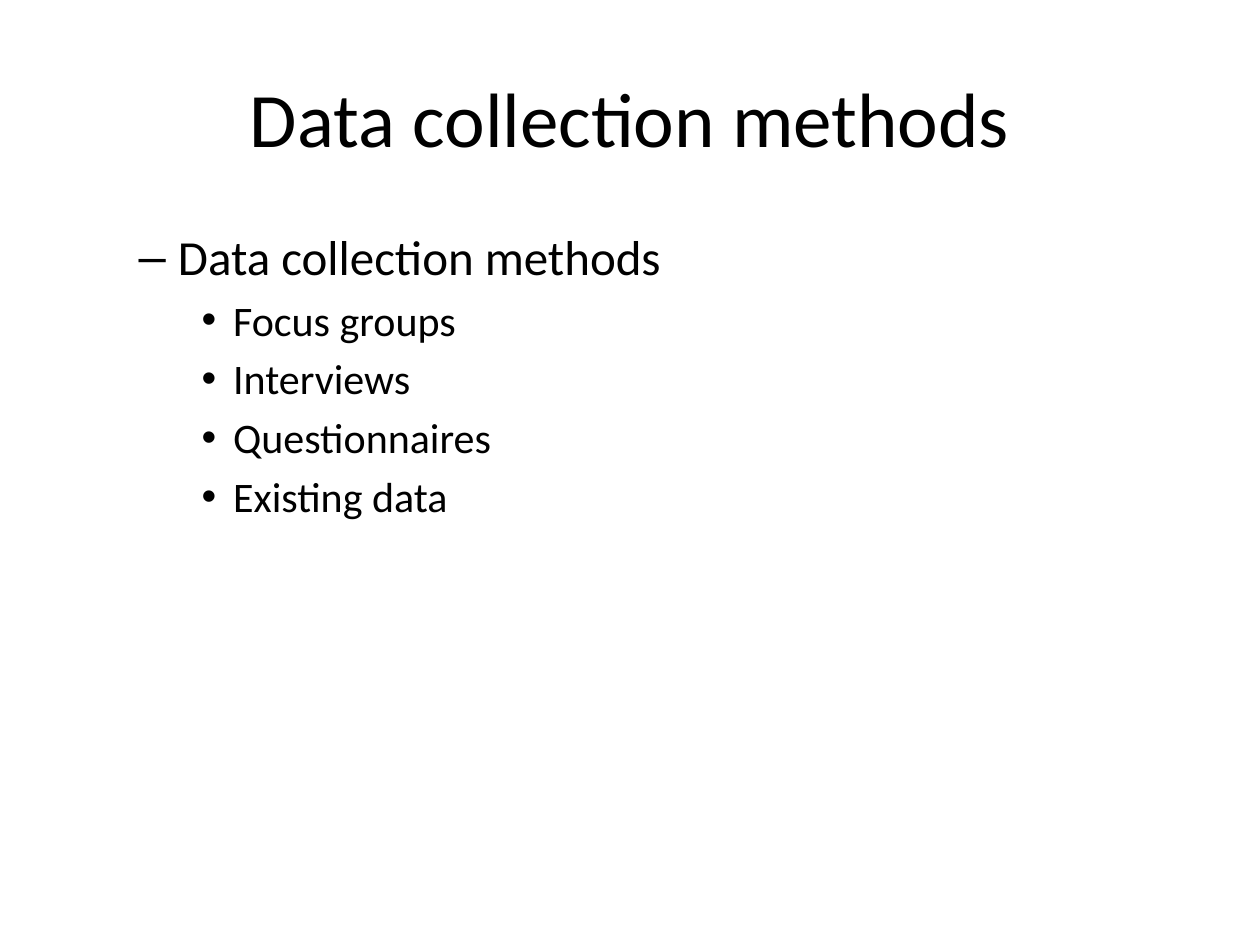
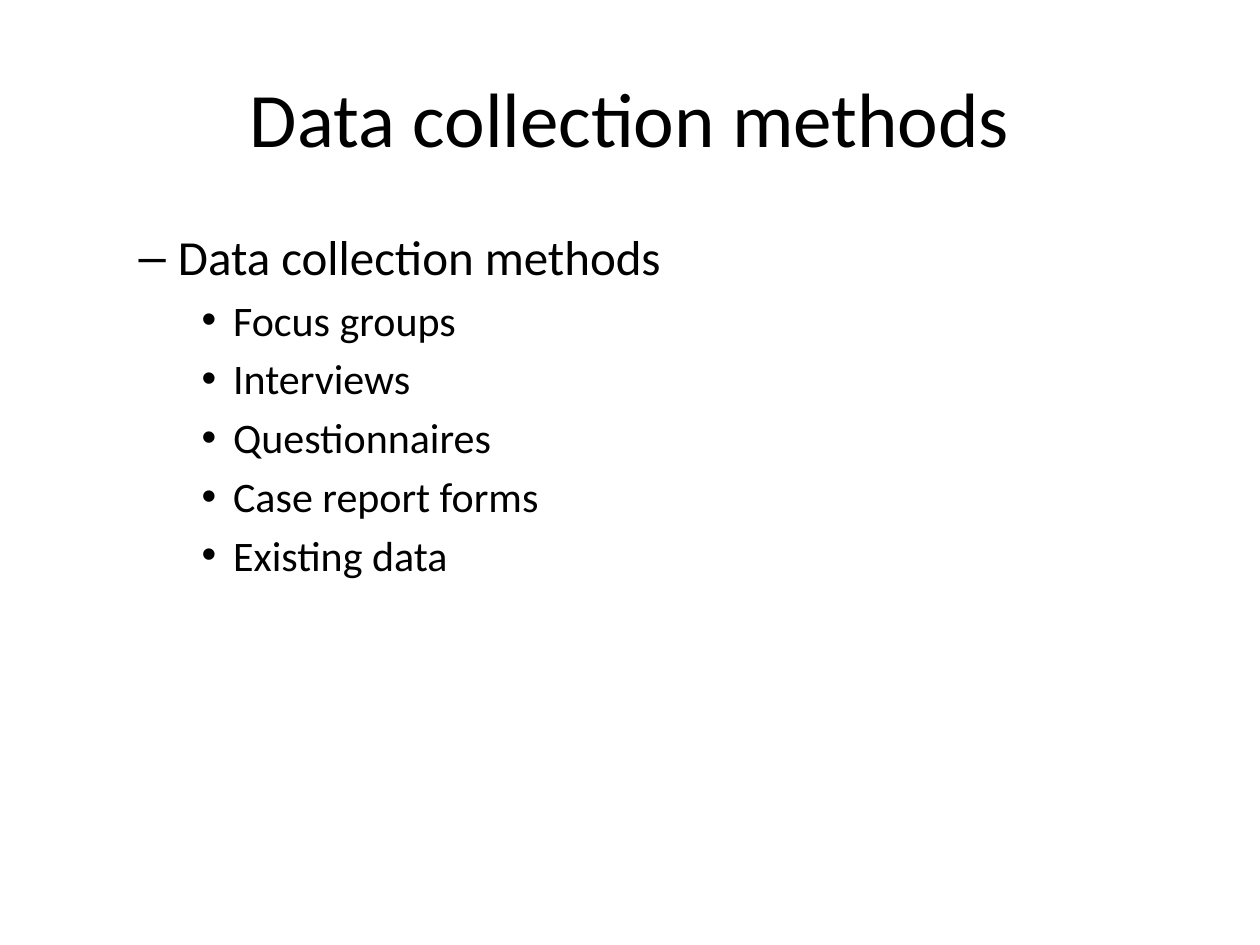
Before and after one commit to pmean/classes, a slide deck: slide 2 of clinical-research-methodology/results/video10-data-collection.pptx. Drawn at 1260x945 pixels with LibreOffice and Linux fonts; fonts in the diff are those of the drawing. Boxes give left, top, right and bottom in pixels: in the first picture for what was removed or moved away, otherwise in the second. Text is boxed around its words. In the diff, an @@ line names an element or a change of style, - is before the commit and + after.

```diff
--- a/clinical-research-methodology/results/video10-data-collection.pptx
+++ b/clinical-research-methodology/results/video10-data-collection.pptx
@@ text at box(233, 483, 539, 519): paragraph added @@
+    • Case report forms
```
Also in this commit, not shown: 5 other slides changed, 4 slides added, 1 other file.
